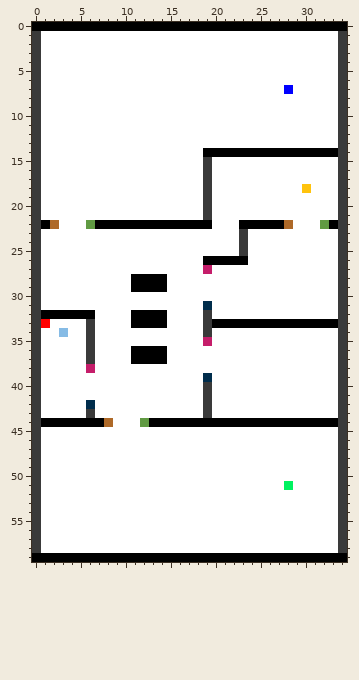
Pixel-art sprite, stored at assets/map.png. The picture above was drawn from the file before the commit.
The file is 35x60 pixels.
The same view after the edit:
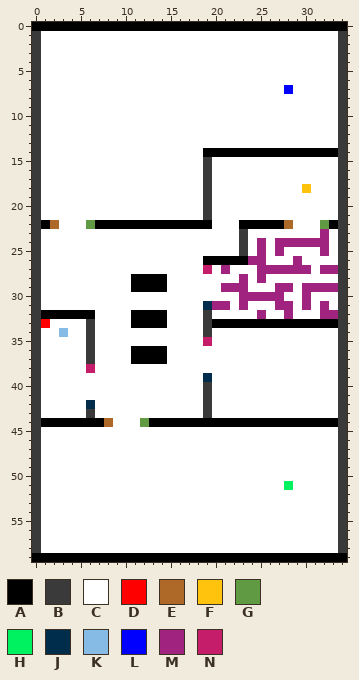
Palette (. is transparent): A #000000  B #3a3a3a  C #ffffff  D #ff0000  E #ae6928  F #ffc30d  G #609a42  H #00f260  J #002d4c  K #86bbe5  L #0000ff  M #a02380  N #c51d6a
Diff:
Changed rows in their new state; - is an unchanged pixel.
first column x 20:
23 ------------M-
24 -----M-MMMMMM-
25 -----M-M----M-
26 ----MM---M----
27 -M---MMMMMM-MM
28 ---M-M--------
29 -MMM---MM-MMMM
30 ---MMMMM--M---
31 MM-M---MM-M-M-
32 -----M--M---MM
Pixel boxes of the changes (left, top, right, bottom) in both pictures:
changed: (212, 229, 338, 319)
